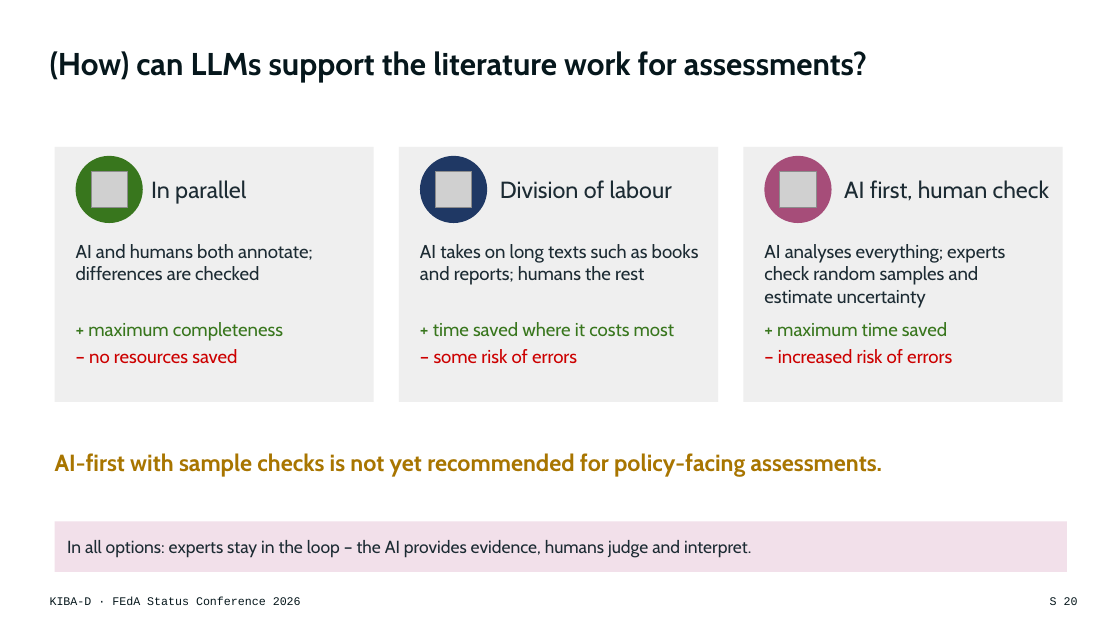
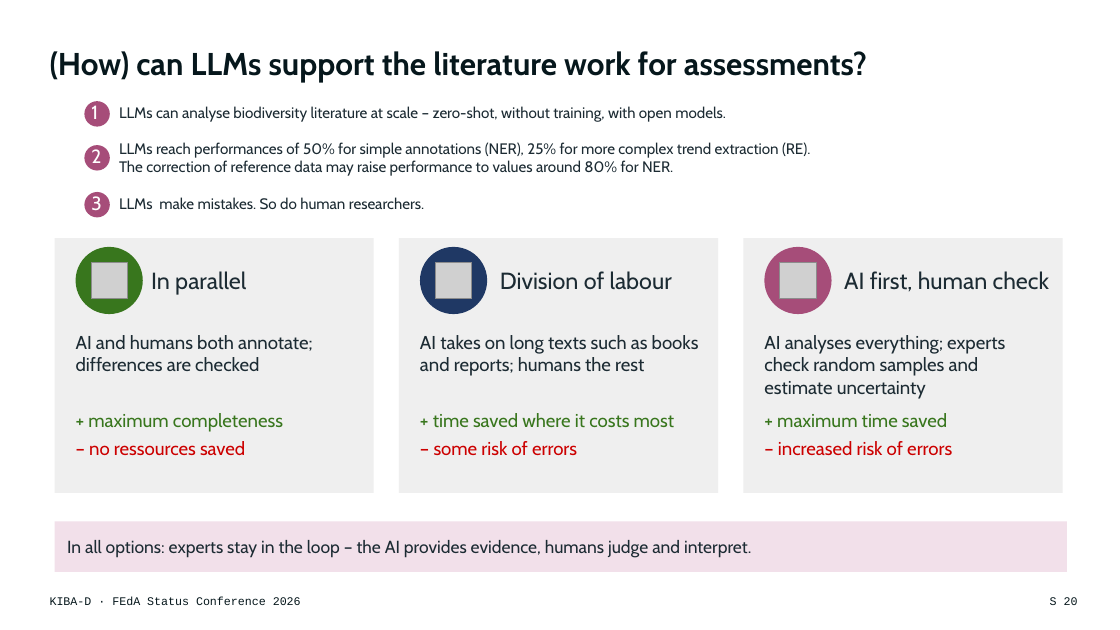
Before and after one commit to DFKI-NLP/kibad-llm, a slide deck: slide 20 of presentations/2026_feda_status_conference/KIBA-D_FEdA2026_Keynote.pptx. Drawn at 1120x630 pixels with LibreOffice and Linux fonts; fonts in the diff are those of the drawing; grey boxes stand for pictures. Boxes give left, top, right and bottom in pixels: in the first picture for what was removed or moved away, otherwise in the second. Text is boxed around its words. In the diff, an @@ line names an element or a change of style, - is before the commit and + after.

```diff
--- a/presentations/2026_feda_status_conference/KIBA-D_FEdA2026_Keynote.pptx
+++ b/presentations/2026_feda_status_conference/KIBA-D_FEdA2026_Keynote.pptx
@@ ellipse added at (84,101,109,126), fill #A64D79 @@
@@ text added at (91,105,98,119), 16.5 pt, text #FFFFFF @@
+1
@@ text added at (119,106,810,209), 13 pt, text #1C2B33 @@
+LLMs can analyse biodiversity literature at scale – zero-shot, without training, with open models.
+LLMs reach performances of 50% for simple annotations (NER), 25% for more complex trend extraction (RE).
+The correction of reference data may raise performance to values around 80% for NER.
+LLMs make mistakes. So do human researchers.
@@ ellipse added at (84,145,109,171), fill #A64D79 @@
@@ text added at (91,149,101,163), 16.5 pt, text #FFFFFF @@
+2
@@ ellipse added at (84,192,109,218), fill #A64D79 @@
@@ text added at (91,196,101,210), 16.5 pt, text #FFFFFF @@
+3
@@ 9 texts, 3 pictures, 3 rectangles, 3 ellipses: place and size @@
-9 texts, 3 pictures, 3 rectangles, 3 ellipses at (55,147,1063,402)
+9 texts, 3 pictures, 3 rectangles, 3 ellipses at (55,238,1063,492)
@@ text at (89,441,245,455): text changed @@
-– no resources saved
+– no ressources saved
@@ text removed at (55,453,883,477) @@
-AI-first with sample checks is not yet recommended for policy-facing assessments.
```
Also in this commit, not shown: 14 other slides changed, 2 slides added, 2 slides removed, 1 other file.
